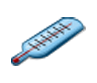
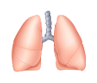
Comparing the layer stacks of the two 97x83 images. Changes:
added layer "Layer 8" above "Layer 7" over [11, 10, 87, 73]
hid "Layer 7" over [11, 17, 86, 66]
